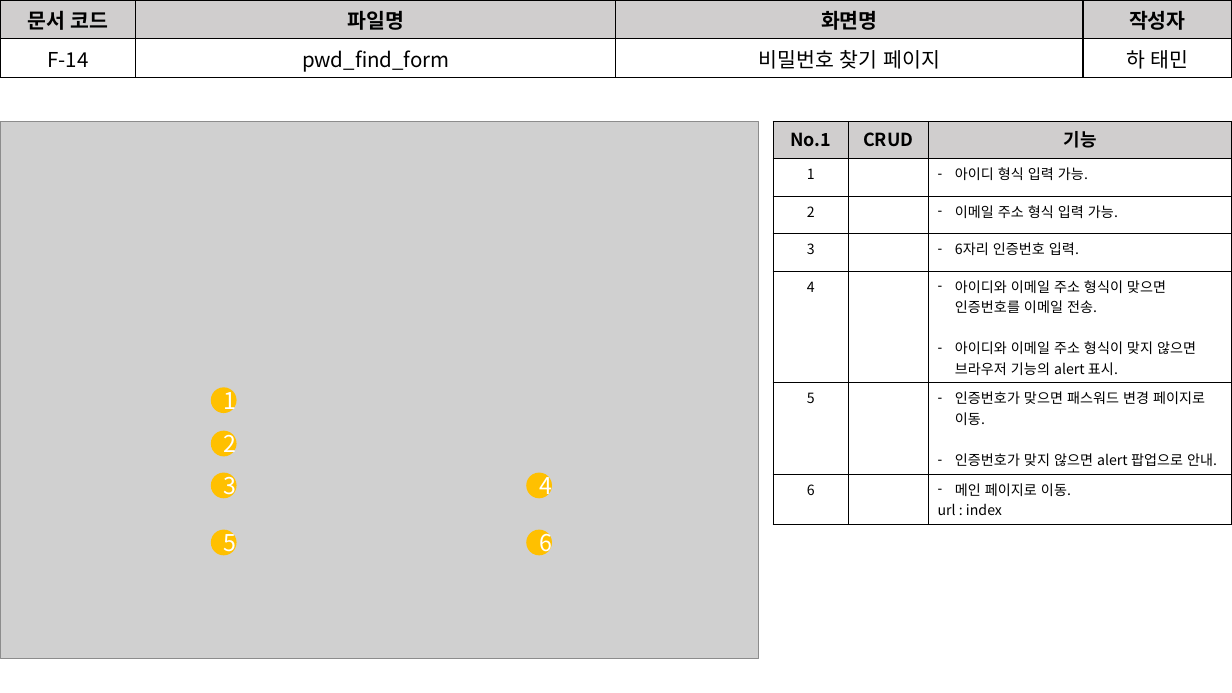
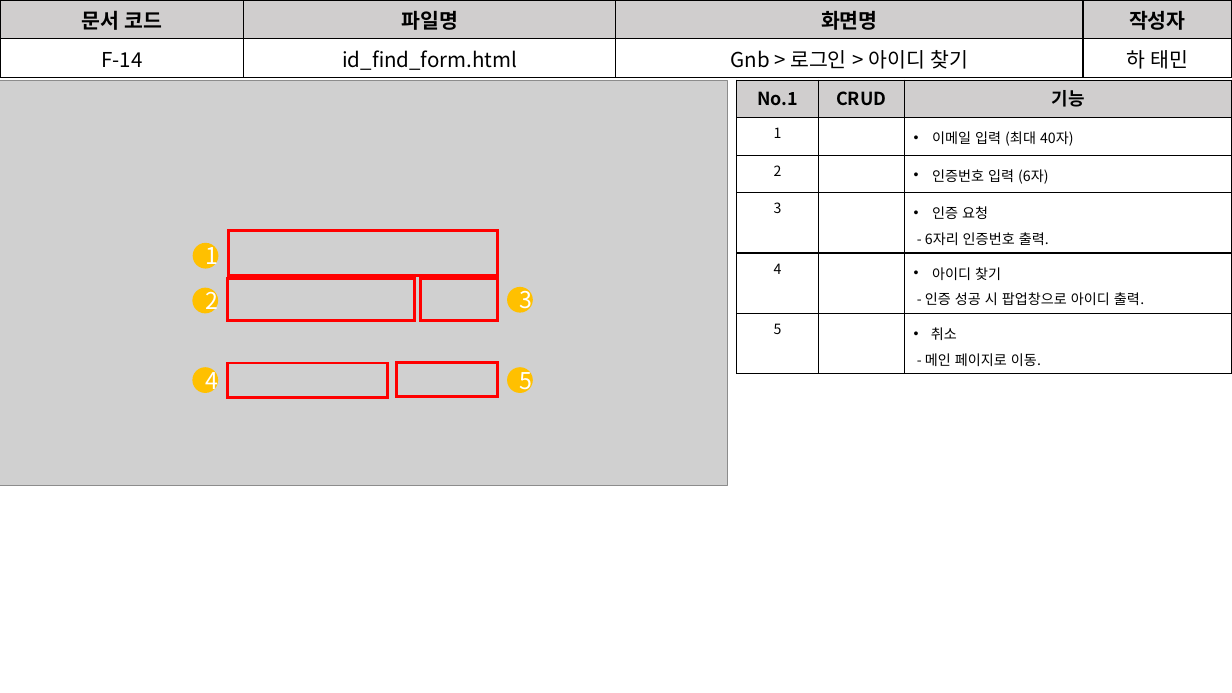
Before and after one commit to David-Ha-1217/Publisher_Portfolio, a slide deck: slide 9 of Documents/화면설계서.pptx. Drawn at 1232x693 pixels with LibreOffice and Linux fonts; fonts in the diff are those of the drawing; grey boxes stand for pictures. Boxes give left, top, right and bottom in pixels: in the first picture for what was removed or moved away, otherwise in the second. Text is boxed around its words. In the diff, an @@ line names an element or a change of style, - is before the commit and + after.

```diff
--- a/Documents/화면설계서.pptx
+++ b/Documents/화면설계서.pptx
@@ table at [0,0,1232,75] @@
-row 2, column 2: pwd_find_form
+row 2, column 2: id_find_form.html
-row 2, column 3: 비밀번호 찾기 페이지
+row 2, column 3: Gnb > 로그인 > 아이디 찾기
@@ picture: place and size @@
-picture at [0,121,759,659]
+picture at [0,80,727,486]
@@ table added at [738,80,1232,370], 6 rows, 3 columns @@
+No.1 | CRUD | 기능
+1 |  | 이메일 입력 (최대 40자)
+2 |  | 인증번호 입력 (6자)
+3 |  | 인증 요청 / - 6자리 인증번호 출력.
+4 |  | 아이디 찾기 / - 인증 성공 시 팝업창으로 아이디 출력.
+5 |  | 취소 / - 메인 페이지로 이동.
@@ table removed at [774,121,1232,519], 7 rows, 3 columns @@
-No.1 | CRUD | 기능
-1 |  | 아이디 형식 입력 가능.
-2 |  | 이메일 주소 형식 입력 가능.
-3 |  | 6자리 인증번호 입력.
-4 |  | 아이디와 이메일 주소 형식이 맞으면 인증번호를 이메일 전송. / 아이디와 이메일 주소 형식이 맞지 않으면 브라우저 기능의 alert 표시.
-5 |  | 인증번호가 맞으면 패스워드 변경 페이지로 이동. / 인증번호가 맞지 않으면 alert 팝업으로 안내.
-6 |  | 메인 페이지로 이동. / url : index
@@ rectangle added at [228,230,497,275], outline #FF0000 2.25 pt @@
@@ ellipse "1": place and size @@
-ellipse "1" at [211,387,237,413]
+ellipse "1" at [193,243,219,269]
@@ ellipse "2": place and size @@
-ellipse "2" at [211,431,237,457]
+ellipse "2" at [192,287,218,313]
@@ rectangle added at [228,279,415,322], outline #FF0000 2.25 pt @@
@@ rectangle added at [421,279,497,322], outline #FF0000 2.25 pt @@
@@ ellipse "3": place and size @@
-ellipse "3" at [211,472,237,498]
+ellipse "3" at [507,287,533,313]
@@ ellipse "4": place and size @@
-ellipse "4" at [527,472,553,498]
+ellipse "4" at [192,367,218,393]
@@ rectangle added at [228,363,387,397], outline #FF0000 2.25 pt @@
@@ rectangle added at [397,362,498,396], outline #FF0000 2.25 pt @@
@@ ellipse "5": place and size @@
-ellipse "5" at [211,530,237,555]
+ellipse "5" at [507,367,533,393]
@@ ellipse removed at [527,530,553,555] @@
-6
```
Also in this commit, not shown: 9 other slides changed, 4 slides added, 1 slide removed, 5 other files.
